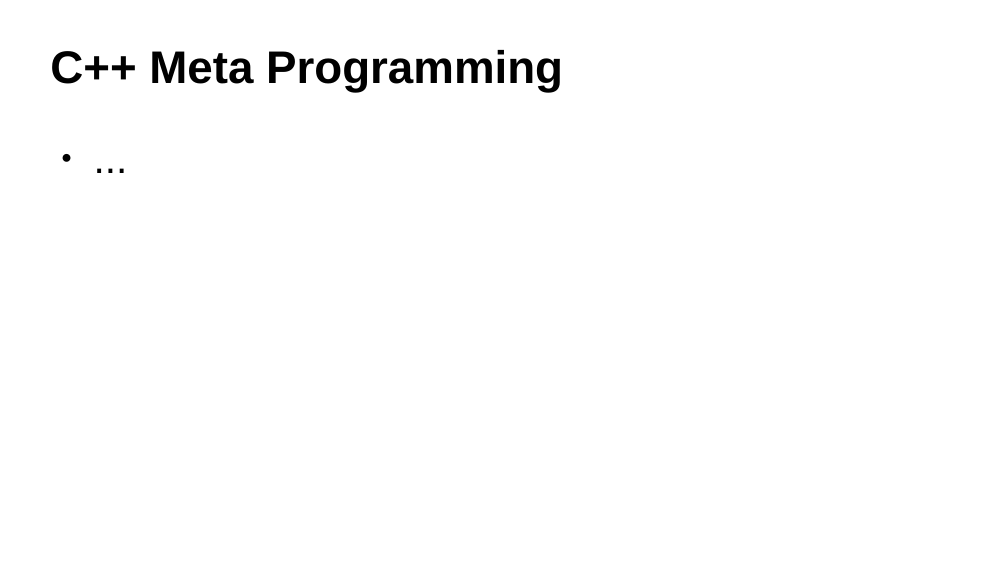
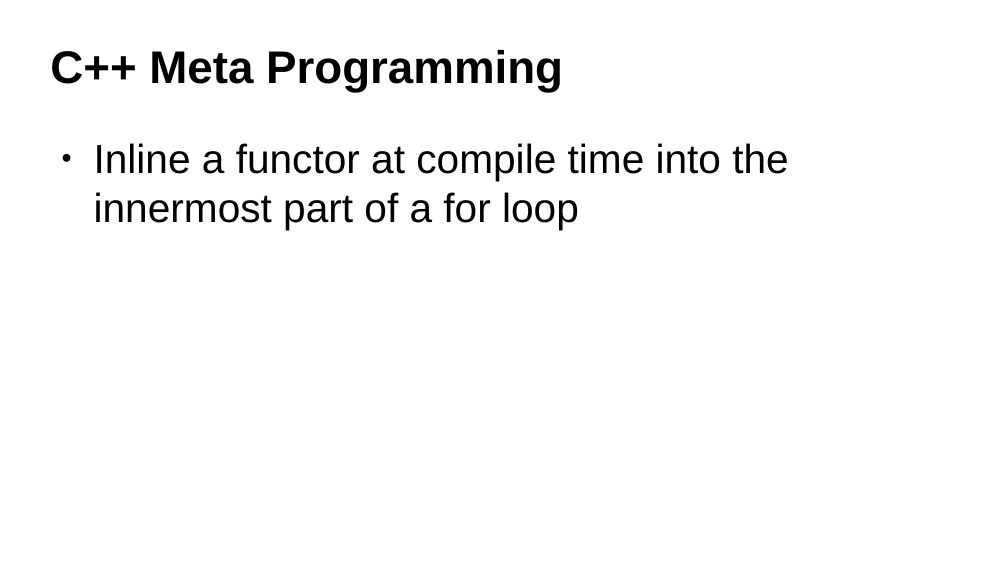
Before and after one commit to ax3l/datenspuren_2016, a slide deck: slide 68 of Slides.odp (slide 22 before the commit). Drawn at 1008x567 pixels with LibreOffice and Linux fonts; fonts in the diff are those of the drawing; background and template pictures are left out. Boxes give left, top, right and bottom in pixels: in the first picture for what was removed or moved away, otherwise in the second. Text is boxed around its words. In the diff, an @@ line names an element or a change of style, - is before the commit and + after.

```diff
--- a/Slides.odp
+++ b/Slides.odp
@@ text removed at [50, 133, 958, 511] @@
-● ...
@@ text added at [94, 143, 788, 229], 32 pt, text #000000 @@
+● Inline a functor at compile time into the innermost part of a for loop
```
Also in this commit, not shown: 6 other slides changed, 4 slides added, 2 slides removed.
